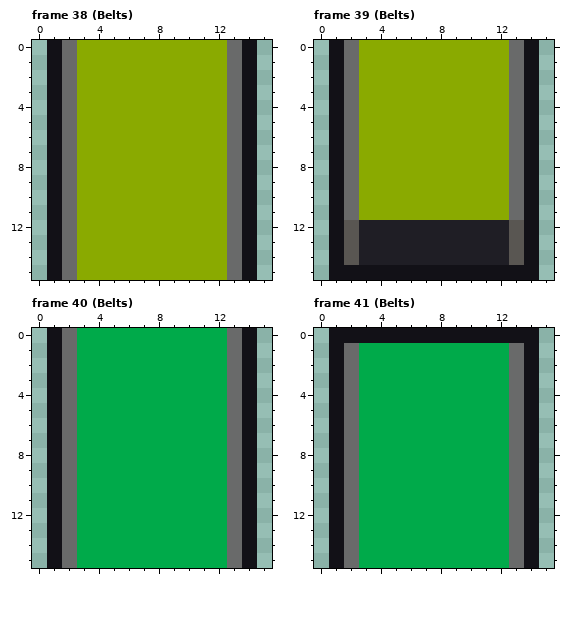
A pixel-art file gets an edit: art/conveyors/conveyor.aseprite. The picture above was drawn from the file before the commit.
16x16 pixels, 65 frames. Shown: frame 38 (Belts), frame 39 (Belts), frame 40 (Belts), frame 41 (Belts). The commit also changed other frames, which this record leaves out.
The same view after the edit:
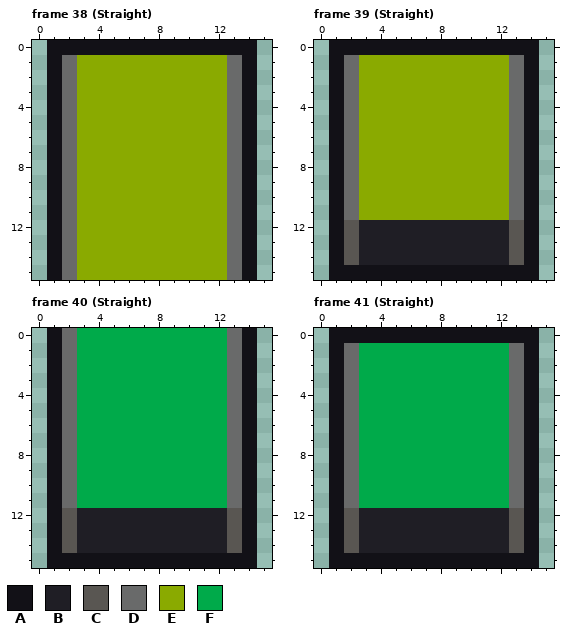
Palette (. is transparent): A #121117  B #1f1e25  C #595652  D #696a6a  E #8aaa00  F #00aa4a
Author's note on the commit: Prerequisites for underground belts
The exact change:
layer "BeltEndOverlay" now shown
Frame 38 (Straight), layer "BeltEndOverlay":
y 0: x 2..13 DEEEEEEEEEED -> AAAAAAAAAAAA
Frame 39 (Straight), layer "BeltEndOverlay": the same change as frame 38 (Straight)
Frame 40 (Straight), layer "BeltEndOverlay":
y 12..14: x 2..13 DFFFFFFFFFFD -> CBBBBBBBBBBC
y 15: x 2..13 DFFFFFFFFFFD -> AAAAAAAAAAAA
Frame 41 (Straight), layer "BeltEndOverlay": the same change as frame 40 (Straight)
Boxes around the changes in both pictures, in picture pixels (x1, y1, x2, y2):
changed: (62, 40, 242, 55)
changed: (344, 40, 524, 55)
changed: (62, 508, 242, 568)
changed: (344, 508, 524, 568)
